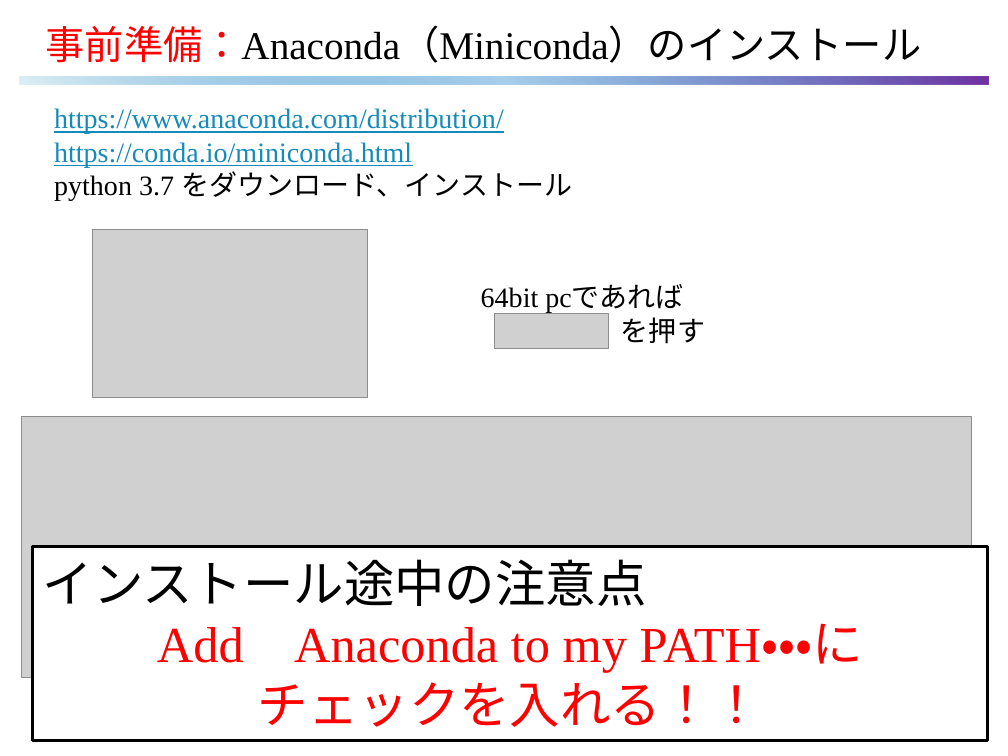
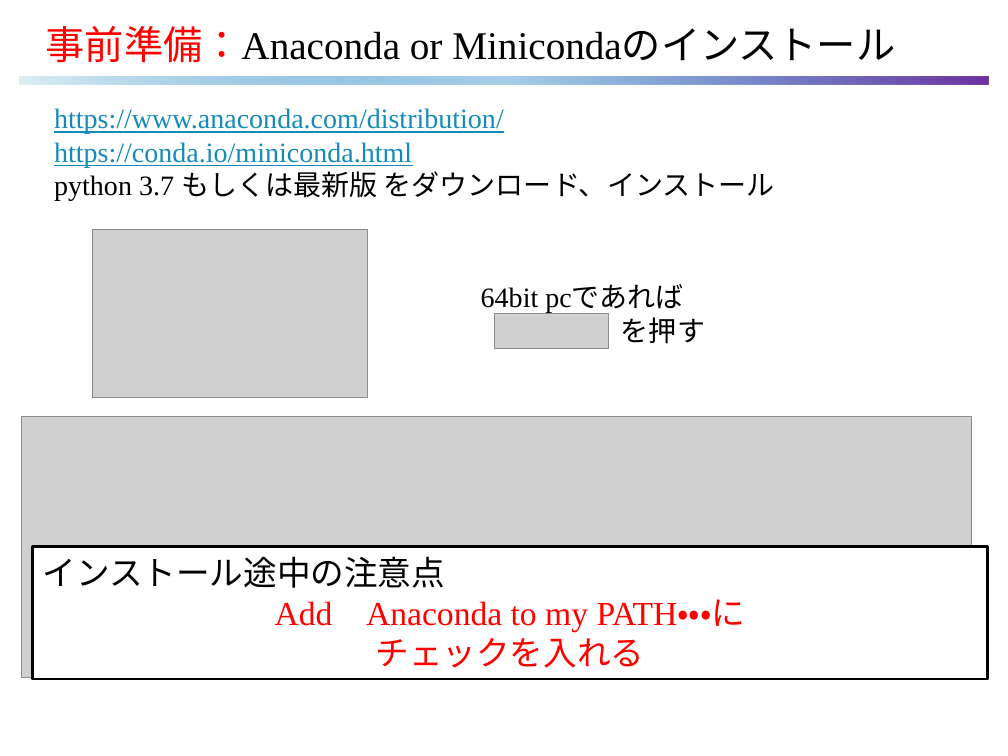
Before and after one commit to hori1537/CAB-Analyze-Bigdata, a slide deck: slide 4 of references/CAB.pptx. Drawn at 1008x756 pixels with LibreOffice and Linux fonts; fonts in the diff are those of the drawing; grey boxes stand for pictures. Boxes give left, top, right and bottom in pixels: in the first picture for what was removed or moved away, otherwise in the second. Text is boxed around its words. In the diff, an @@ line names an element or a change of style, - is before the commit and + after.

```diff
--- a/references/CAB.pptx
+++ b/references/CAB.pptx
@@ title at (46, 26, 895, 63): text changed @@
-事前準備：Anaconda（Miniconda）のインストール
+事前準備：Anaconda or Minicondaのインストール
@@ text at (54, 171, 775, 201): text changed @@
-python 3.7 をダウンロード、インストール
+python 3.7 もしくは最新版 をダウンロード、インストール
@@ rectangle "インストール途中の注意点": place and size @@
-rectangle "インストール途中の注意点" at (32, 546, 987, 740)
+rectangle "インストール途中の注意点" at (32, 546, 987, 678)
@@ text in rectangle at (43, 556, 746, 632): size 36 to 24 pt in "インストール途中の注意点", "Add Anaconda to my PATH・・・に" @@
@@ text in rectangle at (376, 631, 645, 668): text changed; size 36 to 24 pt @@
-チェックを入れる！！
+チェックを入れる
```
Also in this commit, not shown: 6 other slides changed, 2 slides added.
